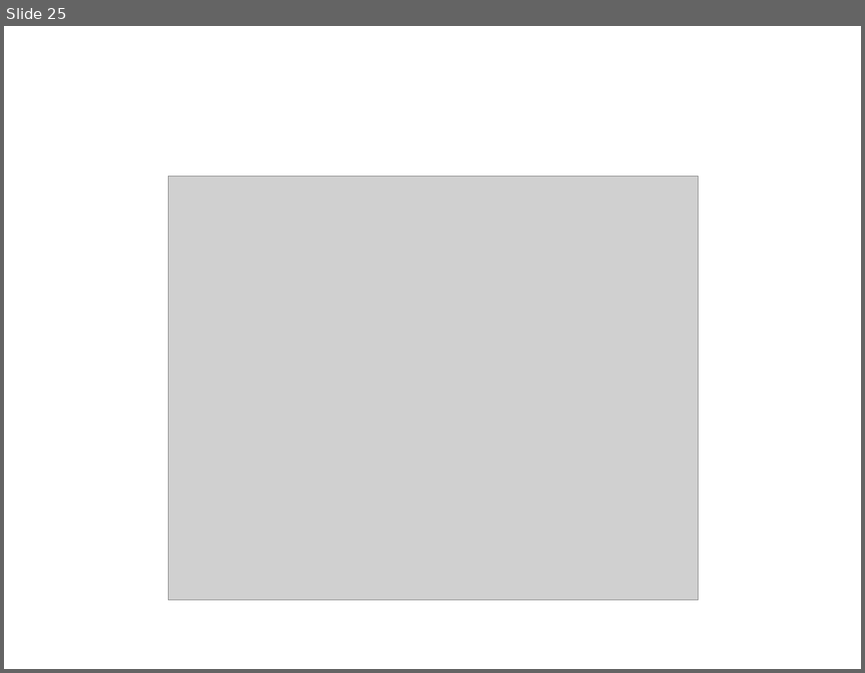
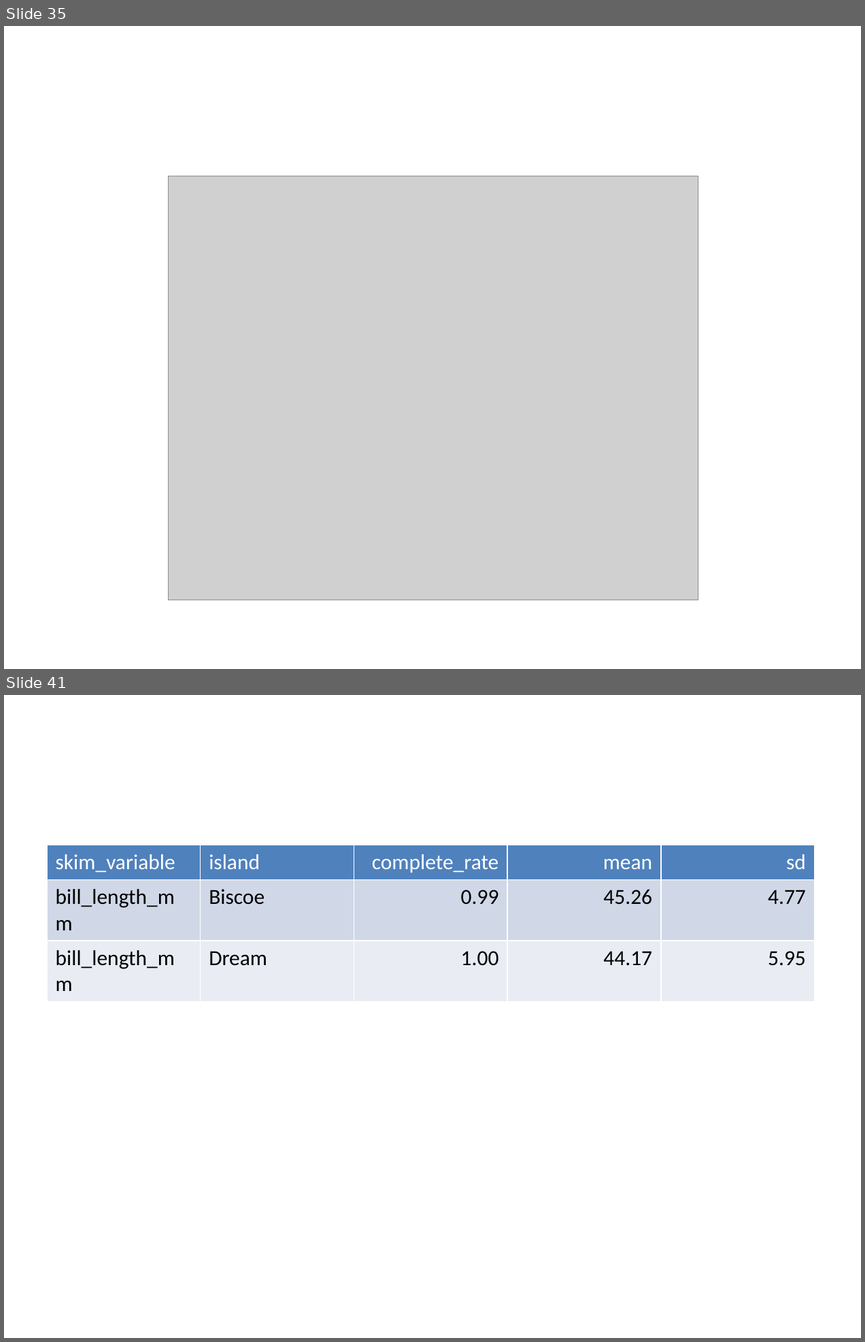
Before and after one commit to T-Reio/r_introduction, a slide deck: introduction1.pptx. Shown one above the other, each under a label of ours: slide 25 before the commit, slides 35 and 41 after it; the slides between them are not shown. The pictures are 865x673 and 865x1342 pixels, drawn with LibreOffice and Linux fonts; fonts in the diff are those of the drawing; grey boxes stand for pictures. Boxes give left, top, right and bottom in pixels: in the first picture for what was removed or moved away, otherwise in the second. Text is boxed around its words. In the diff, an @@ line names an element or a change of style, - is before the commit and + after.

```diff
--- a/introduction1.pptx
+++ b/introduction1.pptx
@@ slide 41 added at <box>4,695,861,1338</box>, background #FFFFFF @@
@@ table added at <box>47,845,814,1268</box>, 3 rows, 5 columns @@
+skim_variable | island | complete_rate | mean | sd
+bill_length_mm | Biscoe | 0.99 | 45.26 | 4.77
+bill_length_mm | Dream | 1.00 | 44.17 | 5.95
@@ what was slide 25 is now slide 35 @@
```
Also in this commit, not shown: 11 slides changed, 36 other slides added, 1 slide removed, 5 other files.
